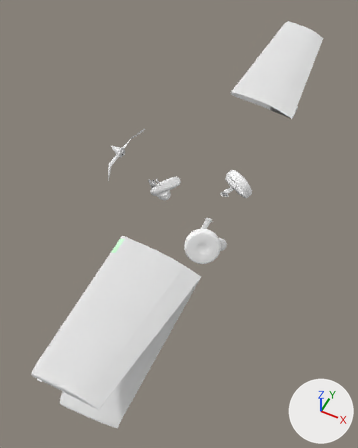
Before and after pictures for a commit that changed the Blender file dev/blender/c172p-damage.blend.
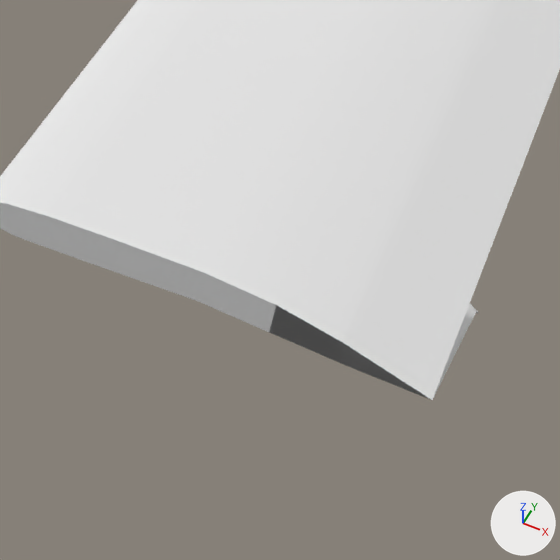
Each version appears first whole from a 50 mm camera at (3.47, -7.49, 7.54) aimed at (0.11, -0.77, -0.85), and next in a close-up on the part from 65% to 86% of the width and 14% to 31% of the height. The axes (+X, +Y, +Z) are drawn at lower right. The lights are the same throughout.

The scene before the commit, as lines of its bpy script (objects in view):
```python
ob_rightaileron_d = bpy.data.objects.new('rightaileron_D', me_plane_033)
ob_rightaileron_d.parent = ob_wing_right_damage_group
ob_rightaileron_d.location = (0.0, 0.0, 0.0)
ob_wing_center_broke_right = bpy.data.objects.new('wing_center_broke_right', me_plane_052)
ob_wing_center_broke_right.parent = ob_wing_broke_group
ob_wing_center_broke_right.location = (0.0, 0.0, 0.0)
ob_wing_leading_edge_right_d = bpy.data.objects.new('wing_leading_edge_right_D', me_plane_053)
ob_wing_leading_edge_right_d.parent = ob_wing_right_damage_group
ob_wing_leading_edge_right_d.location = (0.0, 0.0, 0.0)
ob_wing_right_d = bpy.data.objects.new('wing_right_D', me_plane_031)
ob_wing_right_d.parent = ob_wing_right_damage_group
ob_wing_right_d.location = (0.0, 0.0, 0.0)
# me_plane_033
# before: 0 (1.15, 2.62, 0.38) at pixel (342, 342), 1 (1.48, 2.62, 0.25) at pixel (432, 400), 2 (1.16, 2.62, 0.3) at pixel (341, 363)
# me_plane_031
# before: 69 (0.91, 2.62, 0.45) at pixel (276, 305), 70 (1.15, 2.62, 0.38) at pixel (342, 342), 74 (1.16, 2.62, 0.3) at pixel (341, 363), 118 (0.9, 2.62, 0.34) at pixel (269, 332), 184 (0.95, 2.62, 0.33) at pixel (282, 337)
```
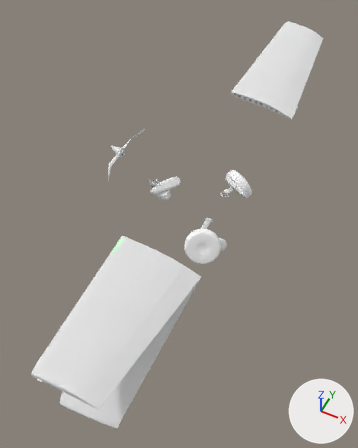
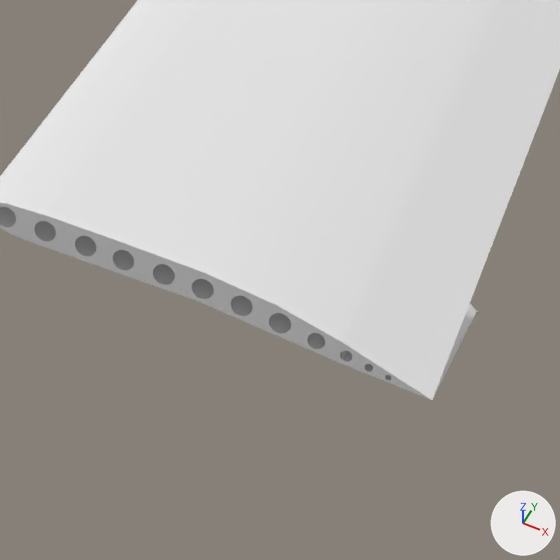
Edits to the scene script, one JSON object a line:
```json
{"block": "me_plane_052", "where": "# used by ob_wing_center_broke_right; parent = ob_wing_broke_group; location = (0.0, 0.0, 0.0)"}
{"op": "remove", "block": "me_plane_052", "code": "me_plane_052.from_pydata(...)  # 140 vertices, 26 faces; spans x -0.16..1.48, y 2.62..2.73, z 0.25..0.55"}
{"op": "add", "block": "me_plane_052", "code": "me_plane_052.from_pydata(...)  # 539 vertices, 35 faces; spans x -0.16..1.48, y 2.62..2.73, z 0.25..0.55"}
{"block": "me_plane_052", "change": "me_plane_052 part 1: 399 vertices added at x -0.09..1.34, y 2.62, z 0.28..0.54"}
{"block": "me_plane_033", "where": "me_plane_033.from_pydata(...)  # 6 vertices, 4 faces; spans x 1.08..1.48, y 2.62..5.4, z 0.25..0.99"}
{"block": "me_plane_033", "where": "# used by ob_rightaileron_d; parent = ob_wing_right_damage_group; location = (0.0, 0.0, 0.0)"}
{"block": "me_plane_033", "where": "# verts and faces of me_plane_033; kept vertices keep their numbers, new ones are numbered from 6"}
{"block": "me_plane_033", "change": "me_plane_033 part 2"}
{"op": "add", "block": "me_plane_033", "code": "delete_faces([(0, 2, 1)])"}
{"block": "me_plane_031", "where": "me_plane_031.from_pydata(...)  # 193 vertices, 154 faces; spans x -0.01..1.3, y 2.62..5.61, z 0.3..1.14"}
{"block": "me_plane_031", "where": "# used by ob_wing_right_d; parent = ob_wing_right_damage_group; location = (0.0, 0.0, 0.0)"}
{"block": "me_plane_031", "where": "# verts and faces of me_plane_031; kept vertices keep their numbers, new ones are numbered from 193"}
{"block": "me_plane_031", "change": "me_plane_031 part 3"}
{"op": "add", "block": "me_plane_031", "code": "delete_faces([(69, 118, 184, 74, 70)])"}
```

Pixel boxes (x1, y1, x2, y2) of what changed, in the close-ups (560 x 560 px):
```json
{"object": "wing_right_D", "change": "reshaped", "before": [46, 0, 500, 363], "after": [34, 0, 500, 360]}
{"part": 1, "of": "me_plane_052", "change": "added", "after": [0, 203, 431, 400]}
{"part": 2, "of": "me_plane_033", "change": "deleted", "before": [341, 345, 429, 399]}
{"part": 3, "of": "me_plane_031", "change": "deleted", "before": [269, 305, 342, 363]}
```
